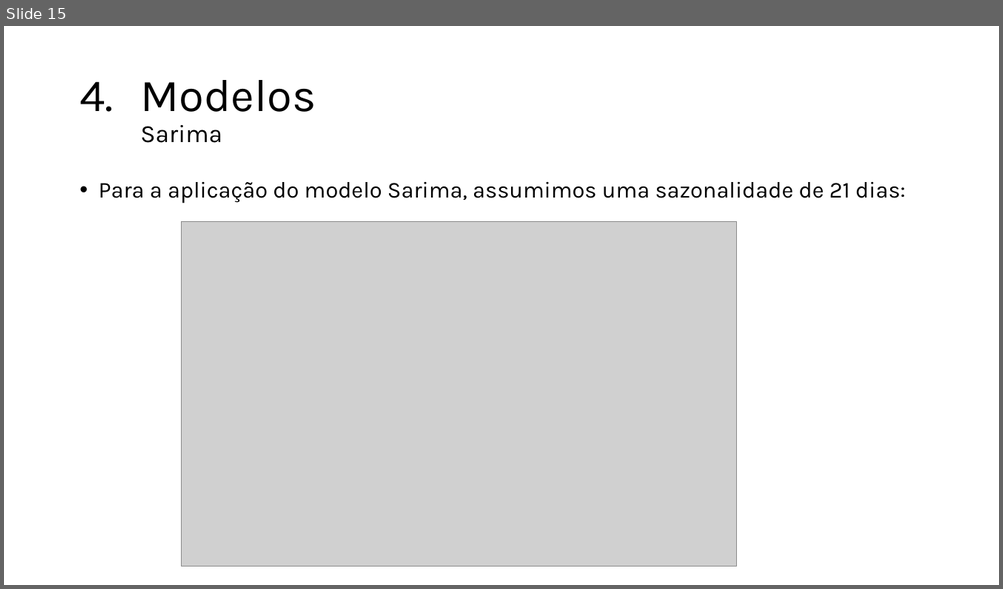
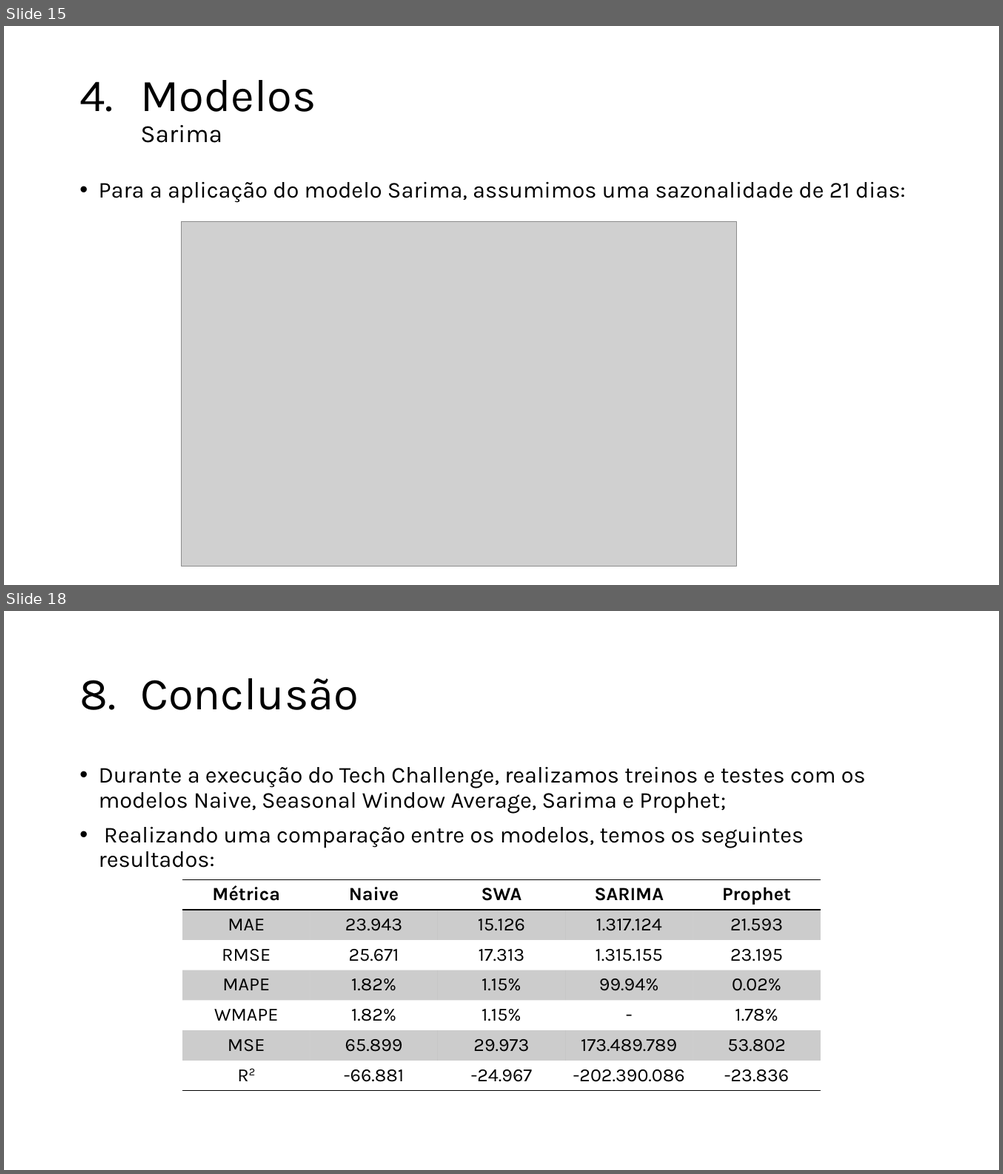
Before and after one commit to jdlmauricio/techalleg_fase_2, a slide deck: Tech Challenge 2.pptx. Shown one above the other, each under a label of ours: slide 15 before the commit, slides 15 and 18 after it; the slides between them are not shown. The pictures are 1003x589 and 1003x1174 pixels, drawn with LibreOffice and Linux fonts; fonts in the diff are those of the drawing; grey boxes stand for pictures; background and template pictures are left out. Boxes give left, top, right and bottom in pixels: in the first picture for what was removed or moved away, otherwise in the second. Text is boxed around its words. In the diff, an @@ line names an element or a change of style, - is before the commit and + after.

```diff
--- a/Tech Challenge 2.pptx
+++ b/Tech Challenge 2.pptx
@@ slide 18 added at [4, 611, 999, 1170], background picture (left out) @@
@@ title added at [140, 678, 358, 710], 44 pt, text #000000 @@
+8. Conclusão
@@ text added at [99, 767, 865, 868], 22 pt, text #000000 @@
+• Durante a execução do Tech Challenge, realizamos treinos e testes com os modelos Naive, Seasonal Window Average, Sarima e Prophet;
+• Realizando uma comparação entre os modelos, temos os seguintes resultados:
@@ table added at [182, 880, 820, 1091], 7 rows, 5 columns @@
+Métrica | Naive | SWA | SARIMA | Prophet
+MAE | 23.943 | 15.126 | 1.317.124 | 21.593
+RMSE | 25.671 | 17.313 | 1.315.155 | 23.195
+MAPE | 1.82% | 1.15% | 99.94% | 0.02%
+WMAPE | 1.82% | 1.15% | - | 1.78%
+MSE | 65.899 | 29.973 | 173.489.789 | 53.802
+R2 | -66.881 | -24.967 | -202.390.086 | -23.836
```
Also in this commit, not shown: 5 slides changed, 2 other slides added, 7 slides removed.
